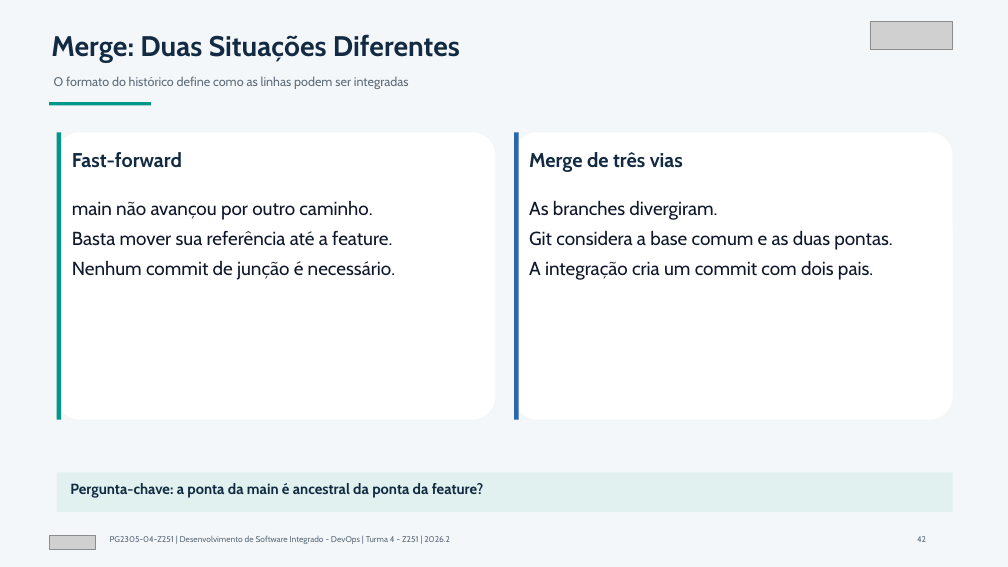
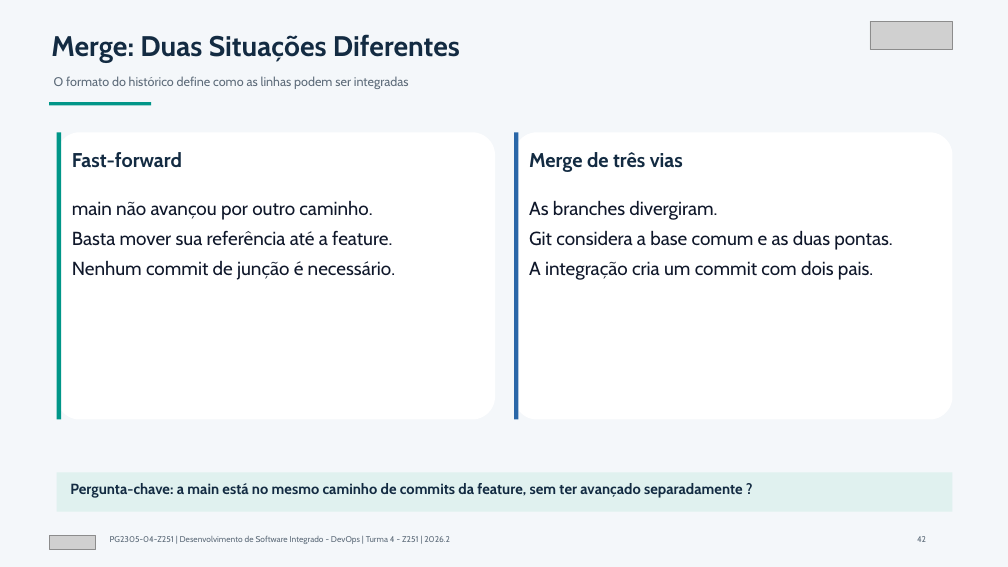
Before and after one commit to unifor-docente/desenvolvimento-software-integrado-devops, a slide deck: slide 42 of Slides/Desenvolvimento de Software Integrado - DevOps - Slides.pptx. Drawn at 1008x567 pixels with LibreOffice and Linux fonts; fonts in the diff are those of the drawing; grey boxes stand for pictures. Boxes give left, top, right and bottom in pixels: in the first picture for what was removed or moved away, otherwise in the second. Text is boxed around its words. In the diff, an @@ line names an element or a change of style, - is before the commit and + after.

```diff
--- a/Slides/Desenvolvimento de Software Integrado - DevOps - Slides.pptx
+++ b/Slides/Desenvolvimento de Software Integrado - DevOps - Slides.pptx
@@ text at <box>70,483,743,498</box>: text changed @@
-Pergunta-chave: a ponta da main é ancestral da ponta da feature?
+Pergunta-chave: a main está no mesmo caminho de commits da feature, sem ter avançado separadamente ?
```
Also in this commit, not shown: 87 other slides changed, 25 slides added, 11 slides removed, 2 other files.
